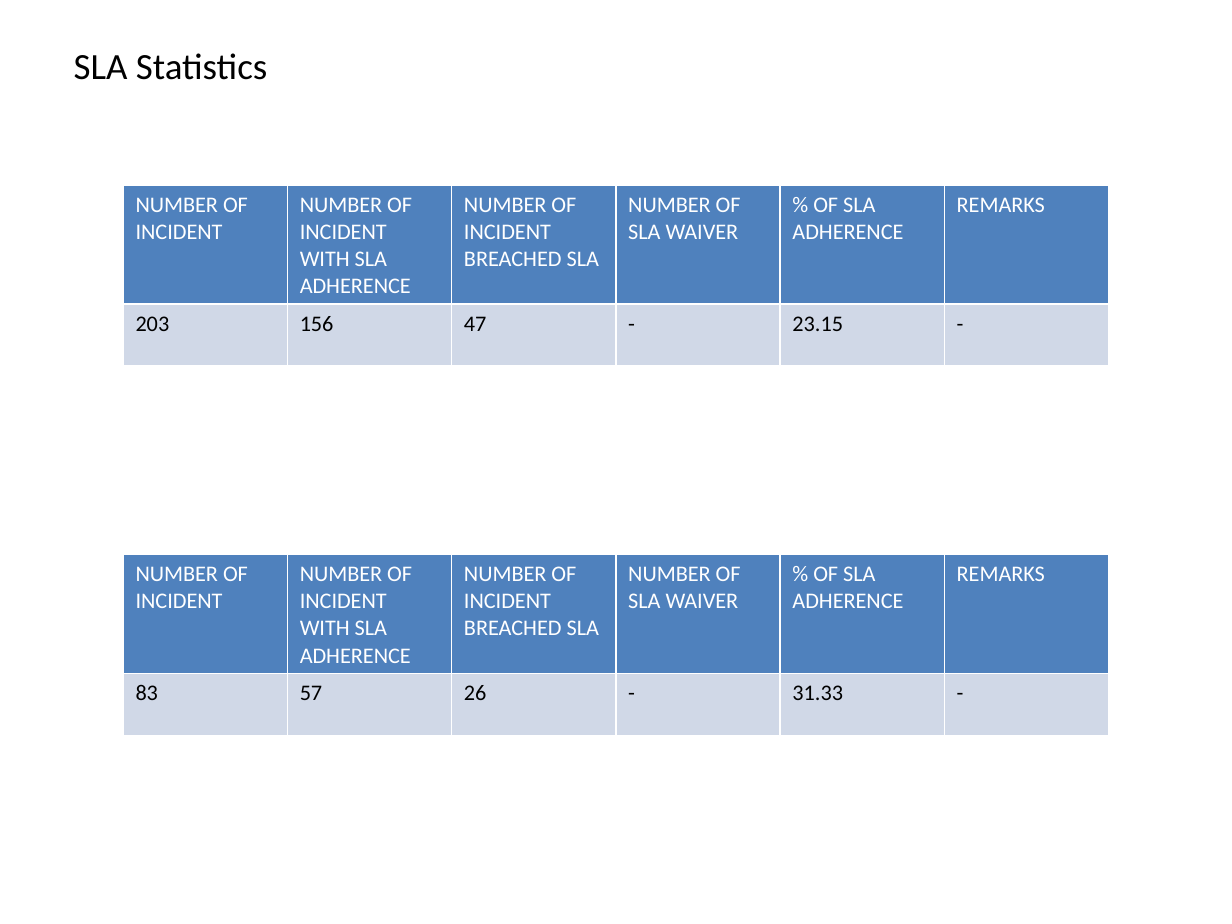
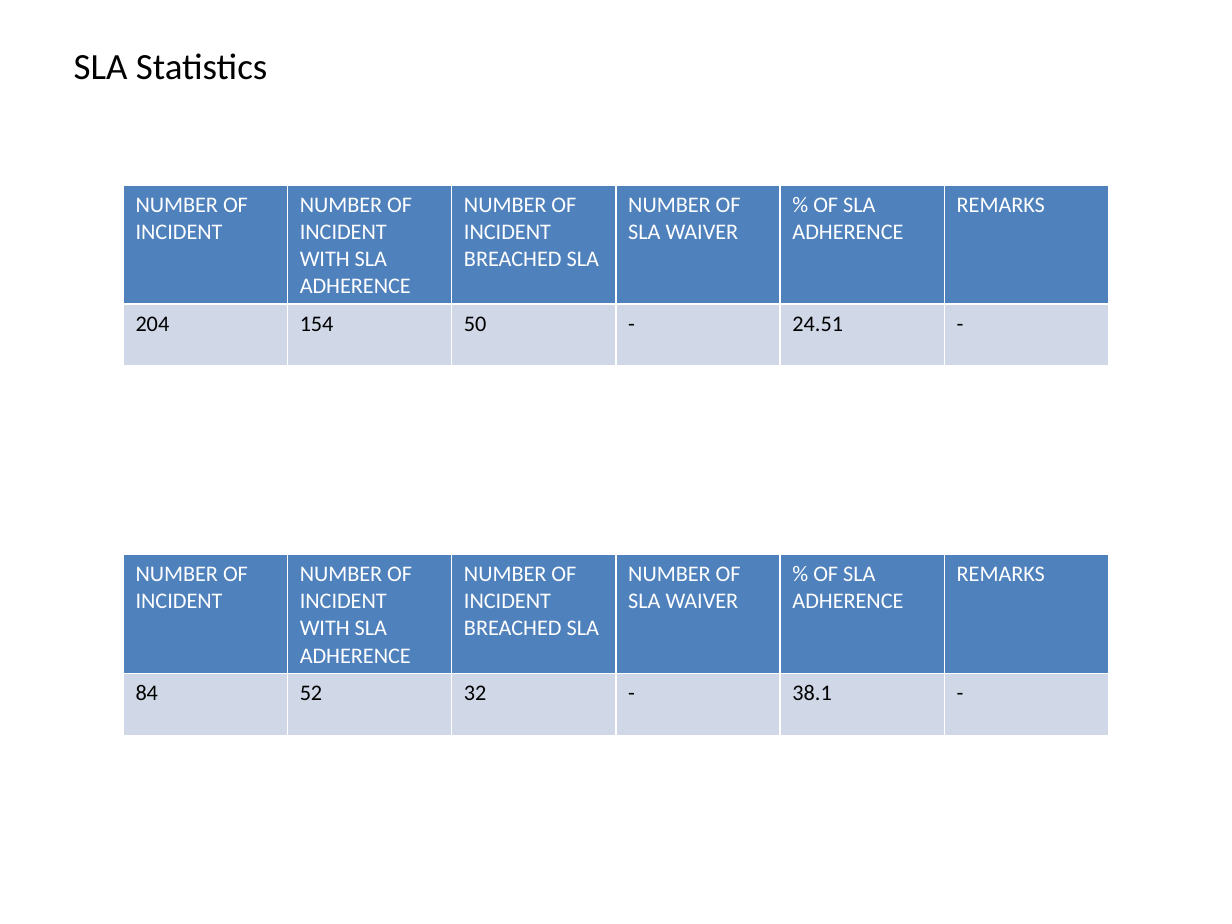
Before and after one commit to LOKESHLOKI07/Otrs_Dashboard, a slide deck: slide 6 of reportsapp/ticket_data.pptx. Drawn at 1232x924 pixels with LibreOffice and Linux fonts; fonts in the diff are those of the drawing. Boxes give left, top, right and bottom in pixels: in the first picture for what was removed or moved away, otherwise in the second. Text is boxed around its words. In the diff, an @@ line names an element or a change of style, - is before the commit and + after.

```diff
--- a/reportsapp/ticket_data.pptx
+++ b/reportsapp/ticket_data.pptx
@@ table at [123,185,1106,335] @@
-row 2: 203 | 156 | 47 | - | 23.15 | -
+row 2: 204 | 154 | 50 | - | 24.51 | -
@@ table at [123,554,1106,704] @@
-row 2: 83 | 57 | 26 | - | 31.33 | -
+row 2: 84 | 52 | 32 | - | 38.1 | -
```
Also in this commit, not shown: 5 other slides changed, 16 other files.
